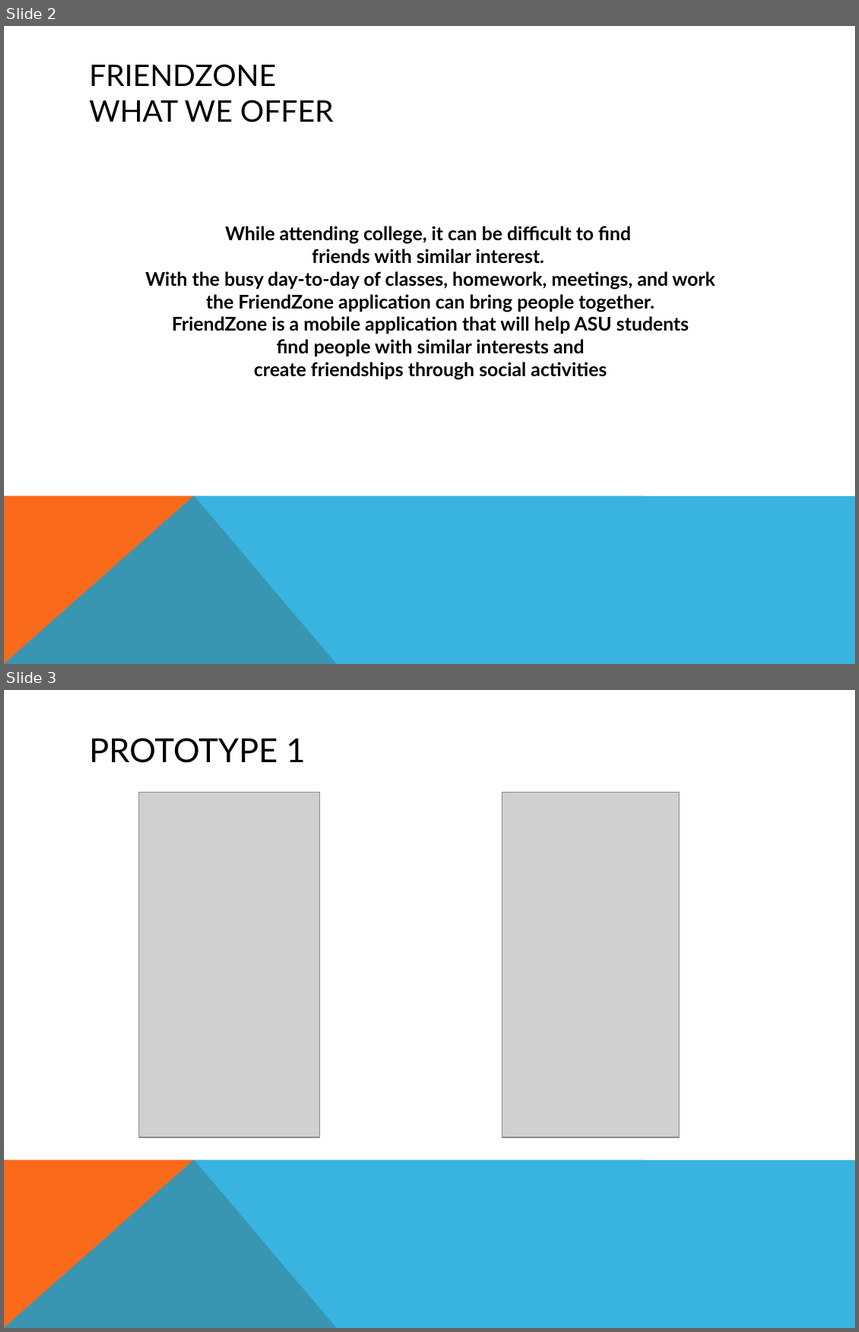
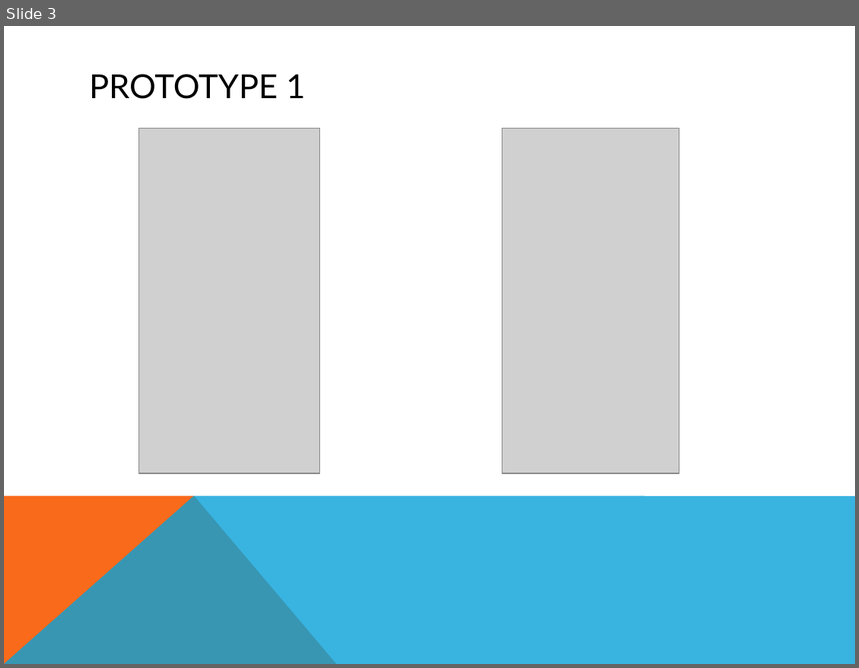
Before and after one commit to asu-cis-capstone/friendzone, a slide deck: FriendZone v 2.1.pptx. Shown one above the other, each under a label of ours: slides 2 and 3 before the commit, slide 3 after it. The pictures are 859x1332 and 859x668 pixels, drawn with LibreOffice and Linux fonts; fonts in the diff are those of the drawing; grey boxes stand for pictures. Boxes give left, top, right and bottom in pixels: in the first picture for what was removed or moved away, otherwise in the second. Text is boxed around its words. In the diff, an @@ line names an element or a change of style, - is before the commit and + after.

```diff
--- a/FriendZone v 2.1.pptx
+++ b/FriendZone v 2.1.pptx
@@ slide 2 removed at <box>4,26,855,664</box>, background #FFFFFF; not listed: 2 template elements that a slide beside it also shows @@
@@ title removed at <box>89,64,334,123</box> @@
-FRIENDZONE
-WHAT WE OFFER
@@ text removed at <box>145,226,715,380</box> @@
-While attending college, it can be difficult to find
-friends with similar interest.
-With the busy day-to-day of classes, homework, meetings, and work
-the FriendZone application can bring people together.
-FriendZone is a mobile application that will help ASU students
-find people with similar interests and
-create friendships through social activities
```
Also in this commit, not shown: 3 slides changed, 4 slides added, 2 other slides removed.
